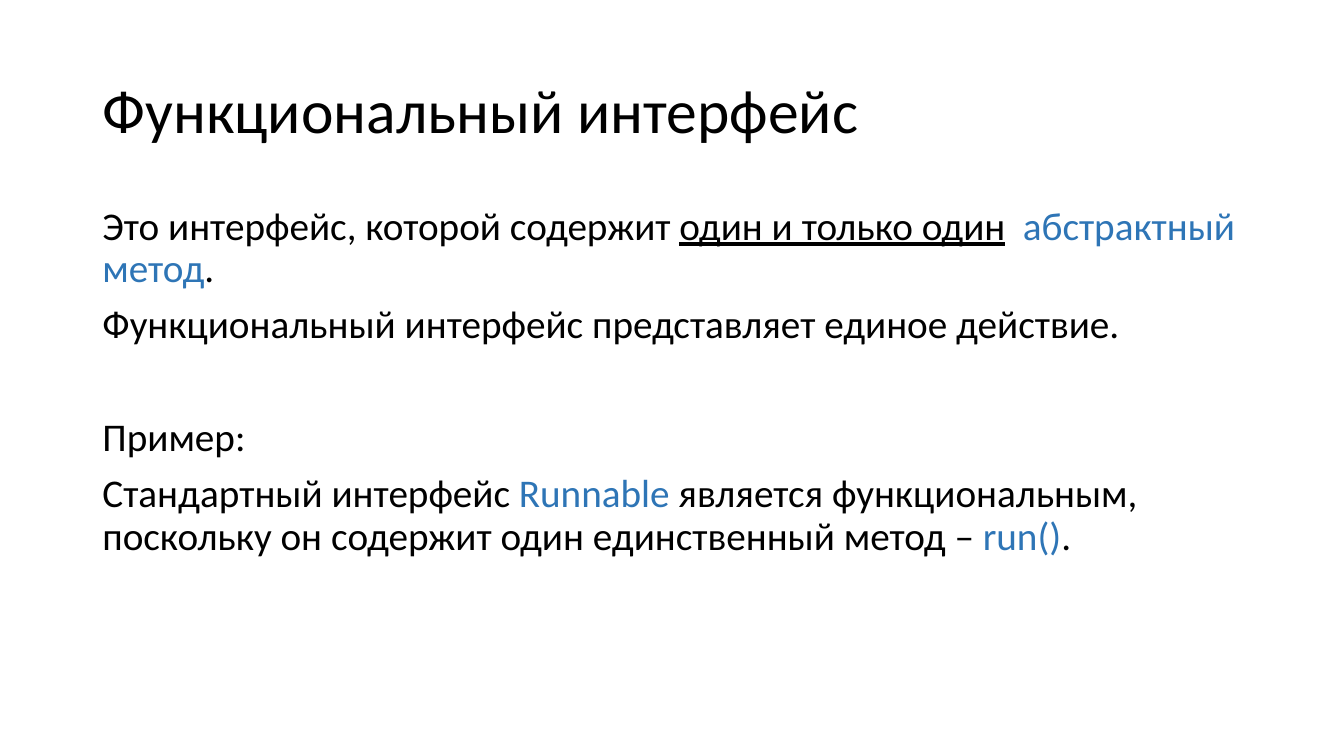
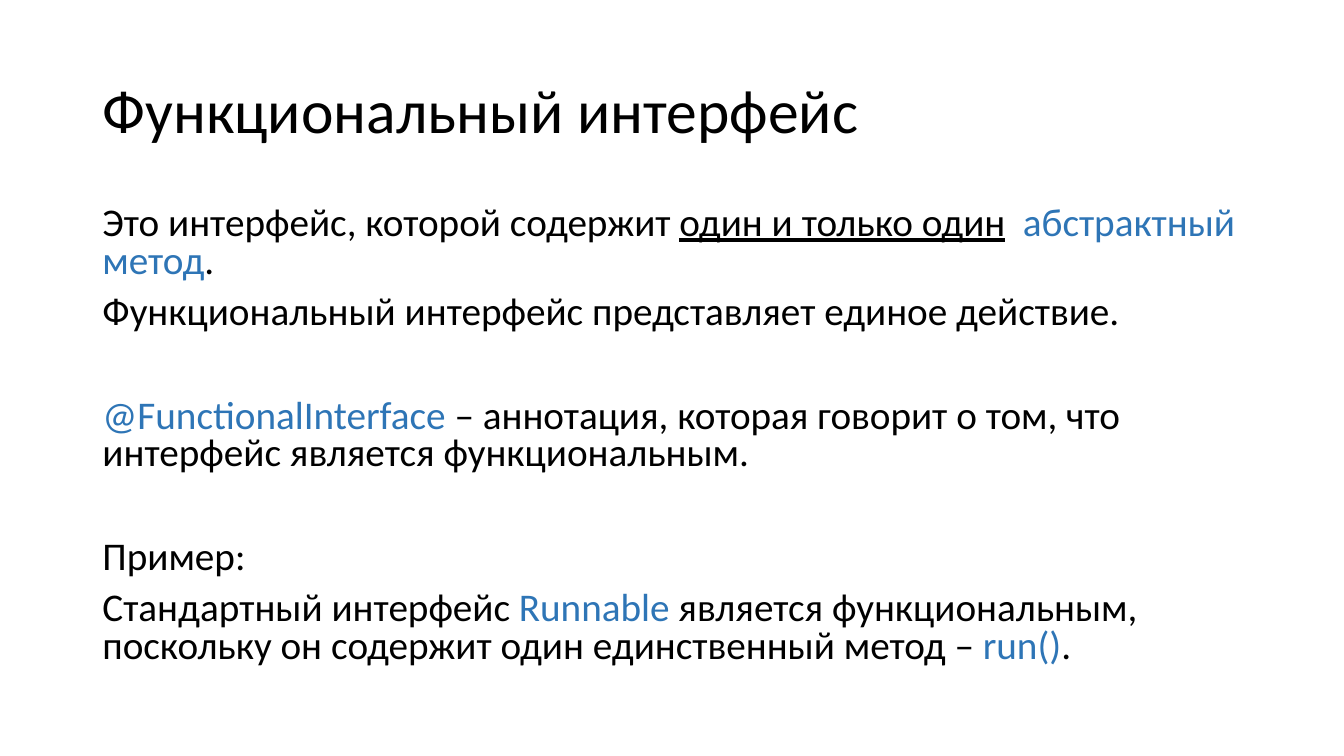
Before and after one commit to infostroytraining/tasks, a slide deck: slide 4 of presentations/java8.pptx. Drawn at 1344x756 pixels with LibreOffice and Linux fonts; fonts in the diff are those of the drawing. Boxes give left, top, right and bottom in pixels: in the first picture for what was removed or moved away, otherwise in the second. Text is boxed around its words. In the diff, an @@ line names an element or a change of style, - is before the commit and + after.

```diff
--- a/presentations/java8.pptx
+++ b/presentations/java8.pptx
@@ text at [102,209,1235,666]: line spacing 0.9 to 0.8 @@
@@ text at [102,401,1120,473]: paragraph added @@
+@FunctionalInterface – аннотация, которая говорит о том, что интерфейс является функциональным.
```
Also in this commit, not shown: 6 other slides changed, 9 slides added.
